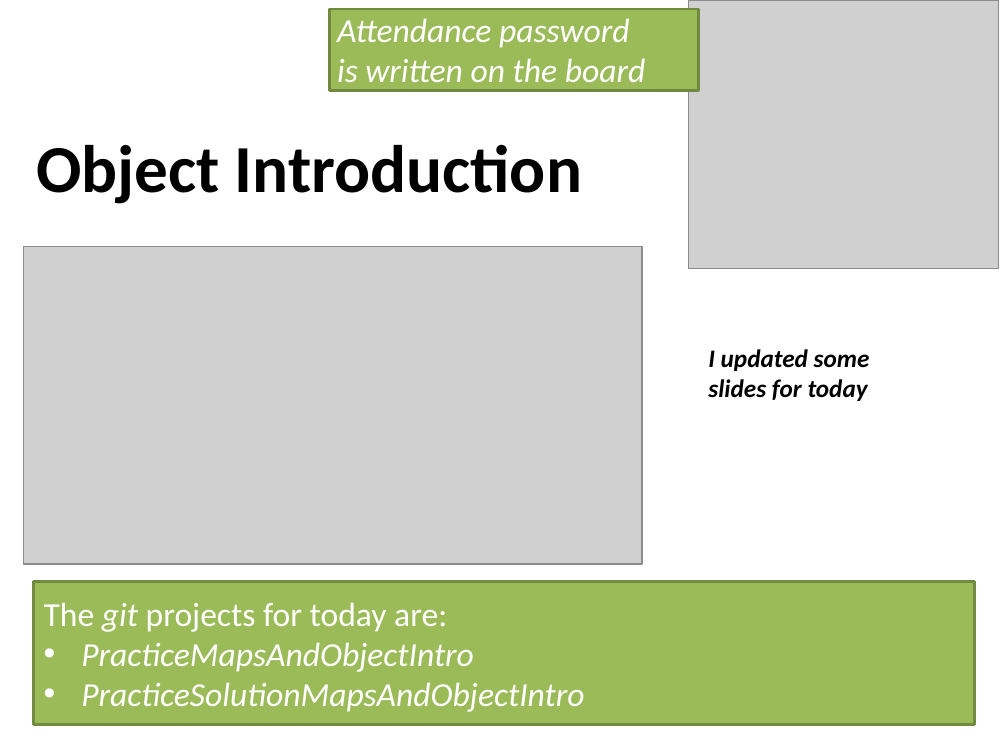
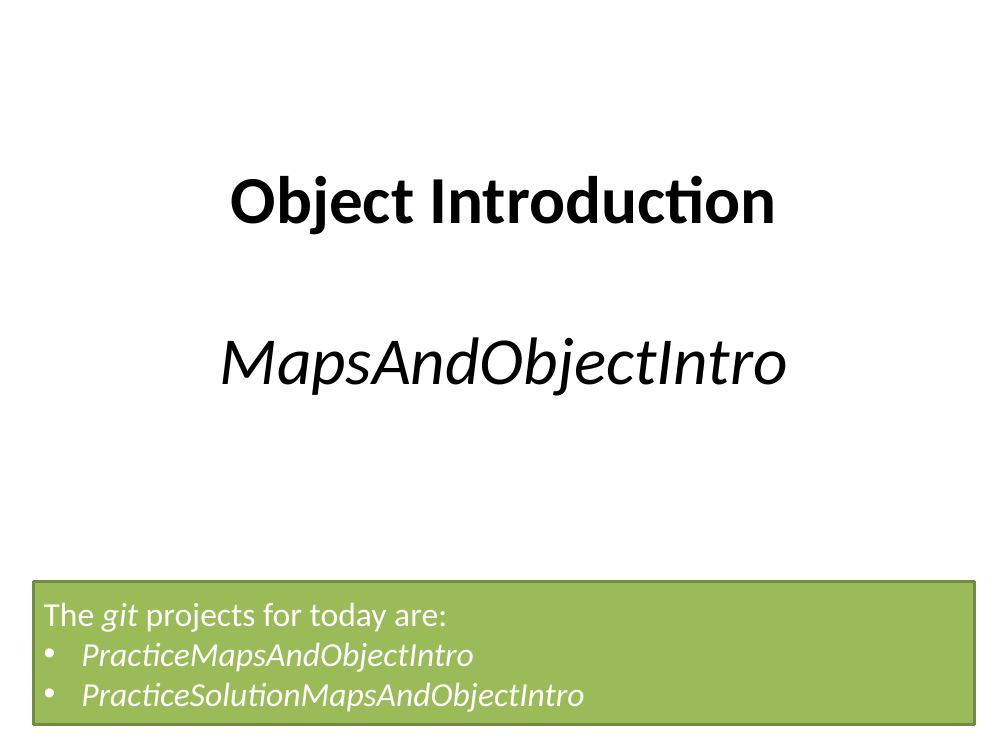
Before and after one commit to RHIT-CSSE/csse220, a slide deck: slide 1 of ClassMaterials/MapsAndObjectIntro/Slides/Part1-ObjectIntro.pptx. Drawn at 1008x756 pixels with LibreOffice and Linux fonts; fonts in the diff are those of the drawing; grey boxes stand for pictures. Boxes give left, top, right and bottom in pixels: in the first picture for what was removed or moved away, otherwise in the second. Text is boxed around its words. In the diff, an @@ line names an element or a change of style, - is before the commit and + after.

Commit message:
Update slides

```diff
--- a/ClassMaterials/MapsAndObjectIntro/Slides/Part1-ObjectIntro.pptx
+++ b/ClassMaterials/MapsAndObjectIntro/Slides/Part1-ObjectIntro.pptx
@@ rectangle removed at (330, 9, 699, 91) @@
-Attendance password
-is written on the board
@@ picture removed at (688, 0, 999, 269) @@
@@ title at (220, 175, 788, 396): text changed @@
-Object Introduction
+Object Introduction
+MapsAndObjectIntro
@@ picture removed at (24, 247, 642, 564) @@
@@ text removed at (708, 349, 870, 401) @@
-I updated some slides for today
```
Also in this commit, not shown: 1 slide removed, 1 other file.
